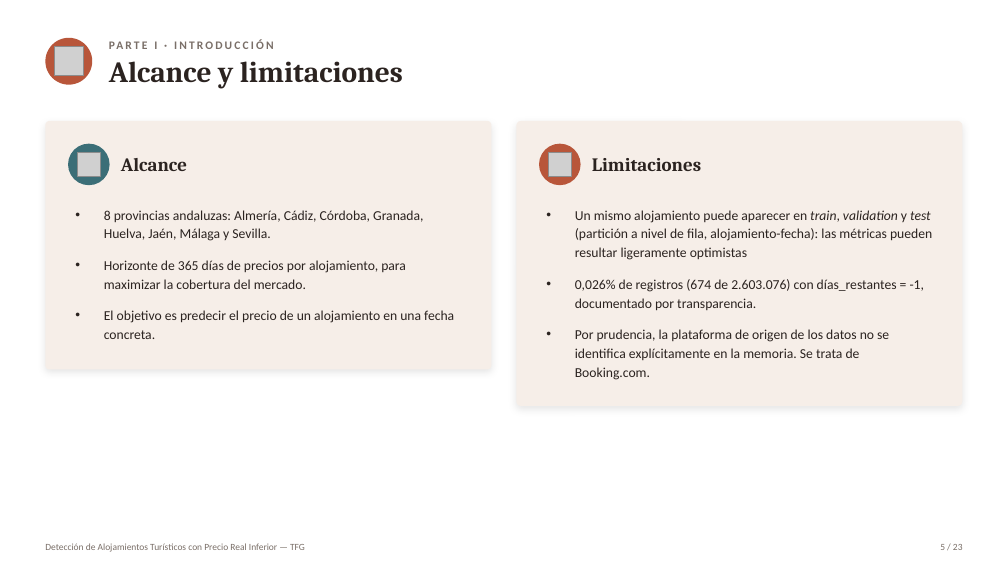
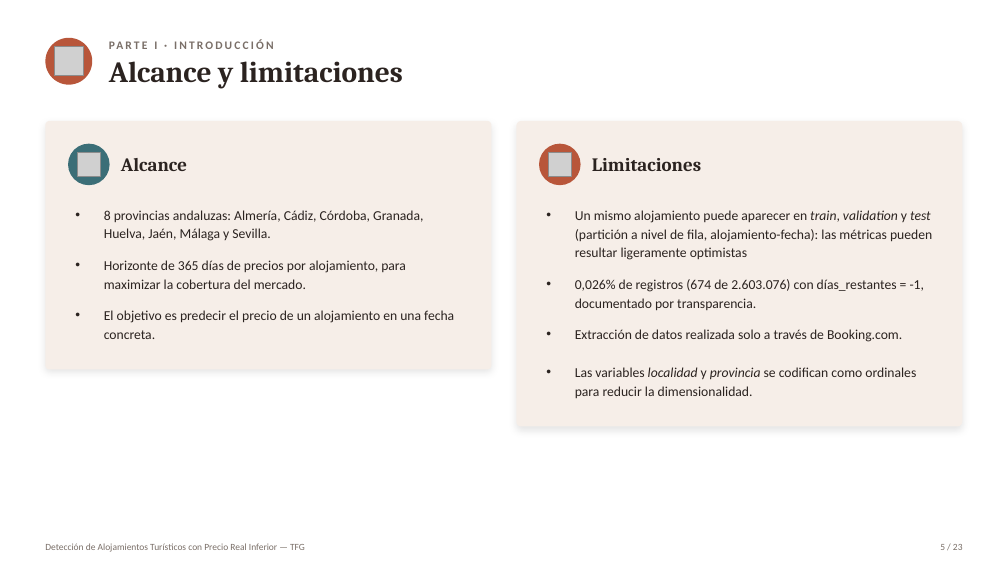
Before and after one commit to Marjimleo3/TFG, a slide deck: slide 5 of TFG_Chollos/Presentacion_Defensa_TFG.pptx. Drawn at 1008x567 pixels with LibreOffice and Linux fonts; fonts in the diff are those of the drawing; grey boxes stand for pictures. Boxes give left, top, right and bottom in pixels: in the first picture for what was removed or moved away, otherwise in the second. Text is boxed around its words. In the diff, an @@ line names an element or a change of style, - is before the commit and + after.

```diff
--- a/TFG_Chollos/Presentacion_Defensa_TFG.pptx
+++ b/TFG_Chollos/Presentacion_Defensa_TFG.pptx
@@ rounded rectangle: place and size @@
-rounded rectangle at <box>516,121,963,406</box>
+rounded rectangle at <box>516,121,963,426</box>
@@ text at <box>575,329,916,398</box>: text changed @@
-• Por prudencia, la plataforma de origen de los datos no se identifica explícitamente en la memoria. Se trata de Booking.com.
+• Extracción de datos realizada solo a través de Booking.com.
+• Las variables localidad y provincia se codifican como ordinales para reducir la dimensionalidad.
```
Also in this commit, not shown: 10 other slides changed.
